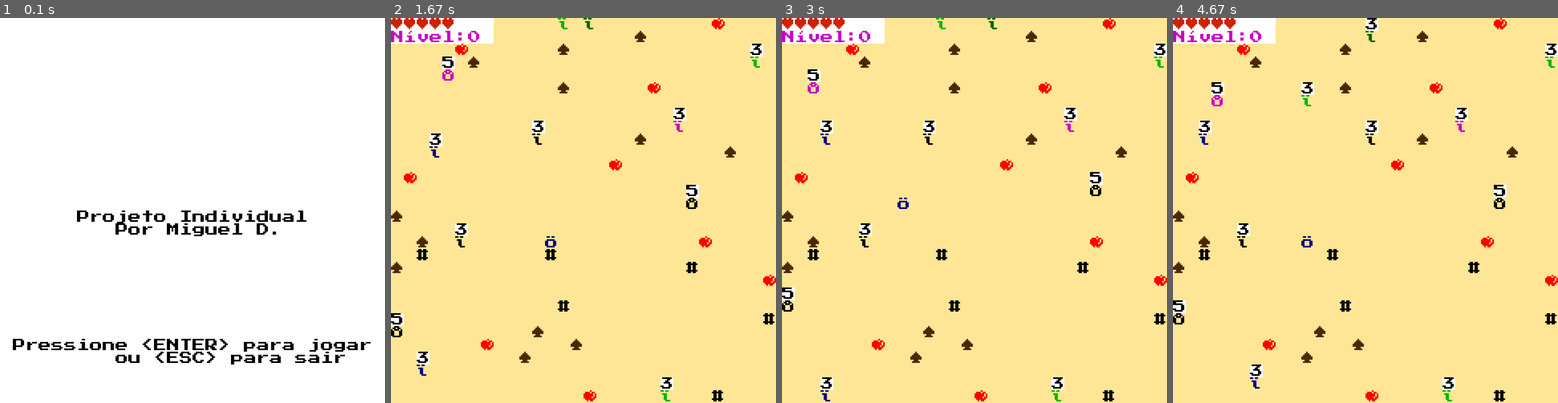
Above: before the commit, frames 1-4 (left to right).
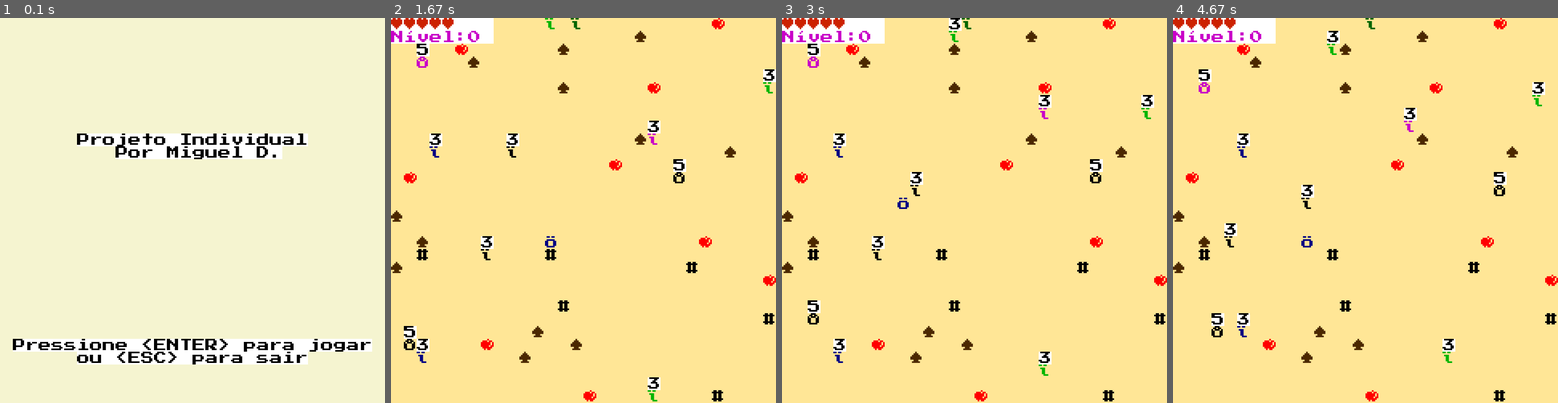
Above: after the commit, the same moments.

Repository: EuMiguelll/Projeto-Python-Individual-EuMiguel
Game: pygame game, started from codigo/jogo.py
The game is run twice, just before and just after one commit, with the same random seed, the same clock (stepped at 60 frames per second) and the same inputs.
Inputs:
- Up to frame 1 (0.1 s): no input
- Up to frame 2 (1.67 s): tap Enter at 0.33 s; hold Left 0.67-1.2 s; hold Down from 1.23 s (still down)
- Up to frame 3 (3 s): release Down at 1.78 s; hold Left 1.82-2.37 s; hold Up 2.4-2.97 s
- Up to frame 4 (4.67 s): hold Right 3-3.63 s; hold Down 3.67-4.23 s; hold Left from 4.27 s (still down)

The runs differ from the first frame. In frame 1, 93% of the frame differs, in the area x 0-100%, y 0-100%; in frame 2, 2.9%; in frame 3, 3.2%; in frame 4, 3.4%.

Commit message:
melhora tela inicial, adiciona cor nova, monstro tem 1/3 de chance de escolher mexer, arruma bug monstro fugia de todo ataque

Diff:
--- a/codigo/constantes.py
+++ b/codigo/constantes.py
@@ -10,6 +10,7 @@
 VERDE_ESCURO = [0, 100, 0]
 AZUL = [0, 0, 130]
 AMARELO = [255, 255, 0]
+AMARELO_CLARINHO = [245, 244, 208]
 AMARELO_PRAIA = [255, 230, 150]
 VERMELHO = [255, 0, 0]
 VERMELHO_ESCURO = [204, 34,0]
--- a/codigo/tela_inicial.py
+++ b/codigo/tela_inicial.py
@@ -6,12 +6,12 @@
     # Você pode usar esta função como base para a sua função desenha_tela do arquivo tela_jogo.py
     # Esta tela é mostrada quando o jogador aperta a tecla 'i' (você provavelmente vai querer
     # alterar este arquivo no nível avançado)
-    motor.preenche_fundo(janela, BRANCO)
+    motor.preenche_fundo(janela, AMARELO_CLARINHO)
 
-    motor.desenha_string(janela, largura//2-9,altura//2,f"Projeto Individual", BRANCO, PRETO)
-    motor.desenha_string(janela, largura//2-6,altura//2+1,f"Por Miguel D.", BRANCO, PRETO)
+    motor.desenha_string(janela, largura//2-9,9,f"Projeto Individual", BRANCO, PRETO)
+    motor.desenha_string(janela, largura//2-6,10,f"Por Miguel D.", BRANCO, PRETO)
     motor.desenha_string(janela, largura//2-14,25,f"Pressione <ENTER> para jogar", BRANCO, PRETO)
-    motor.desenha_string(janela, largura//2-6,26,f"ou <ESC> para sair", BRANCO, PRETO)
+    motor.desenha_string(janela, largura//2-9,26,f"ou <ESC> para sair", BRANCO, PRETO)
     motor.mostra_janela(janela)
 
 
--- a/codigo/tela_jogo.py
+++ b/codigo/tela_jogo.py
@@ -92,11 +92,11 @@
         if objeto["tipo"] == MONSTRO or objeto["tipo"] == MONSTRAO:
             escolha_aleatória = randint(1,8)
 
-            #50% de chance do monstro escolher mexer
-            vou_mexer = choice([0,1])
+            #1/3 de chance do monstro escolher mexer
+            vou_mexer = choice([1,2,3])
 
             #se ele escolher mexer, ele sorteia uma direcao em volta dele e se mexe, ele lembra pra onde se mexeu no estado["moveu_para"]
-            if vou_mexer == 1:
+            if vou_mexer == 2:
                 if escolha_aleatória == 1:
                     if objeto["posicao"][0] > 0 and objeto["posicao"][1]  >0 and [objeto["posicao"][0]-1,objeto["posicao"][1]-1] not in posicoes_ocupadas2:
                         objeto["posicao"][0] -=1
@@ -172,6 +172,33 @@
                     estado["pos_jogador"][1]-=1
 
         elif objeto["tipo"] == MONSTRO or objeto["tipo"] == MONSTRAO:
+            #checa se o jogador está em cima do monstro, volta o jogador e determina quem dá o dano
+            if objeto["posicao"] == estado["pos_jogador"]:
+                if moveu == "direita":
+                    estado["pos_jogador"][0]-=1
+                elif moveu == "esquerda":
+                    estado["pos_jogador"][0]+=1
+                elif moveu == "cima":
+                    estado["pos_jogador"][1]+=1
+                elif moveu == "baixo":
+                    estado["pos_jogador"][1]-=1
+                #checa quem ataca
+                if random() <= objeto["probabilidade_de_ataque"]:
+                    estado["mensagem"] = "O MONSTRO TE ATACOU!"
+                    estado["vidas"] -=1
+                else:
+                    objeto["vida"] -=1
+                    estado["mensagem"] = "VOCÊ ATACOU O MONSTRO!"
+                #se o monstro levar dano e ficar com 0 de vida ele morre e sai da lista de objetos
+                    if objeto["vida"] < 1:
+                        estado["mensagem"] = "VOCÊ MATOU O MONSTRO!"
+                        estado["pos_jogador"] = objeto["posicao"]
+                        estado["objetos"].remove(objeto)
+                        estado["barra_xp"] += 100 + 25*estado["nivel"]
+                        if objeto["tipo"] == MONSTRAO:
+                            estado["barra_xp"] += 100 + 50*estado["nivel"]
+                        estado["nivel"] = estado["barra_xp"]//100
+
             #checa se o monstro ta em uma posicao ocupada e volta ele caso ele esteja
             if objeto["posicao"] in estado["posicoes_ocupadas"]:
                 if objeto["moveu_para"] == "cima_esquerda":
@@ -194,32 +221,7 @@
                     objeto["posicao"][1] -=1
                 elif objeto["moveu_para"] == "esquerda":
                     objeto["posicao"][0] +=1
-            #checa se o jogador está em cima do monstro, volta o jogador e determina quem dá o dano
-            if objeto["posicao"] == estado["pos_jogador"]:
-                if moveu == "direita":
-                    estado["pos_jogador"][0]-=1
-                elif moveu == "esquerda":
-                    estado["pos_jogador"][0]+=1
-                elif moveu == "cima":
-                    estado["pos_jogador"][1]+=1
-                elif moveu == "baixo":
-                    estado["pos_jogador"][1]-=1
-                #checa quem ataca
-                if random() <= objeto["probabilidade_de_ataque"]:
-                    estado["mensagem"] = "O MONSTRO TE ATACOU!"
-                    estado["vidas"] -=1
-                else:
-                    objeto["vida"] -=1
-                    estado["mensagem"] = "VOCÊ ATACOU O MONSTRO!"
-                #se o monstro levar dano e ficar com 0 de vida ele morre e sai da lista de objetos
-                    if objeto["vida"] < 1:
-                        estado["mensagem"] = "VOCÊ MATOU O MONSTRO!"
-                        estado["pos_jogador"] = objeto["posicao"]
-                        estado["objetos"].remove(objeto)
-                        estado["barra_xp"] += 100 + 50*estado["nivel"]
-                        if objeto["tipo"] == MONSTRAO:
-                            estado["barra_xp"] += 300
-                        estado["nivel"] = estado["barra_xp"]//100
+
 
 
     nao_andar_hud = []
